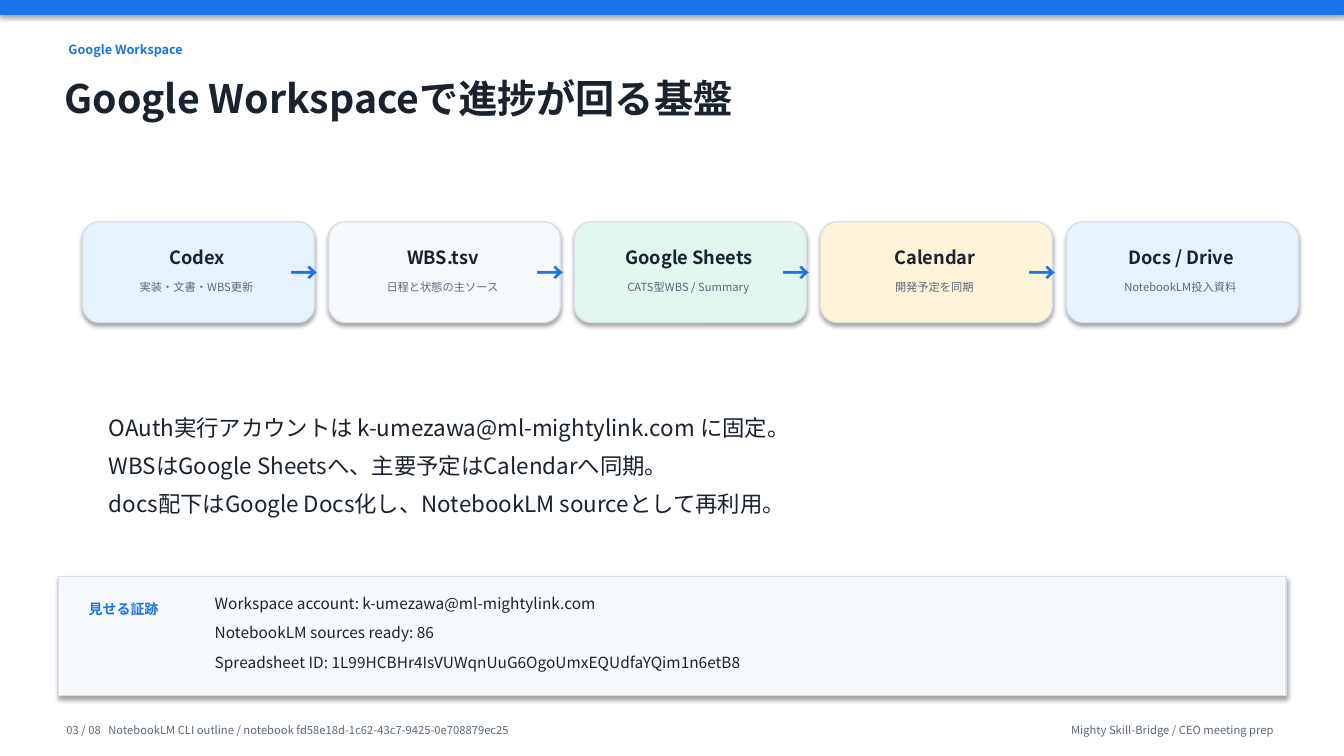
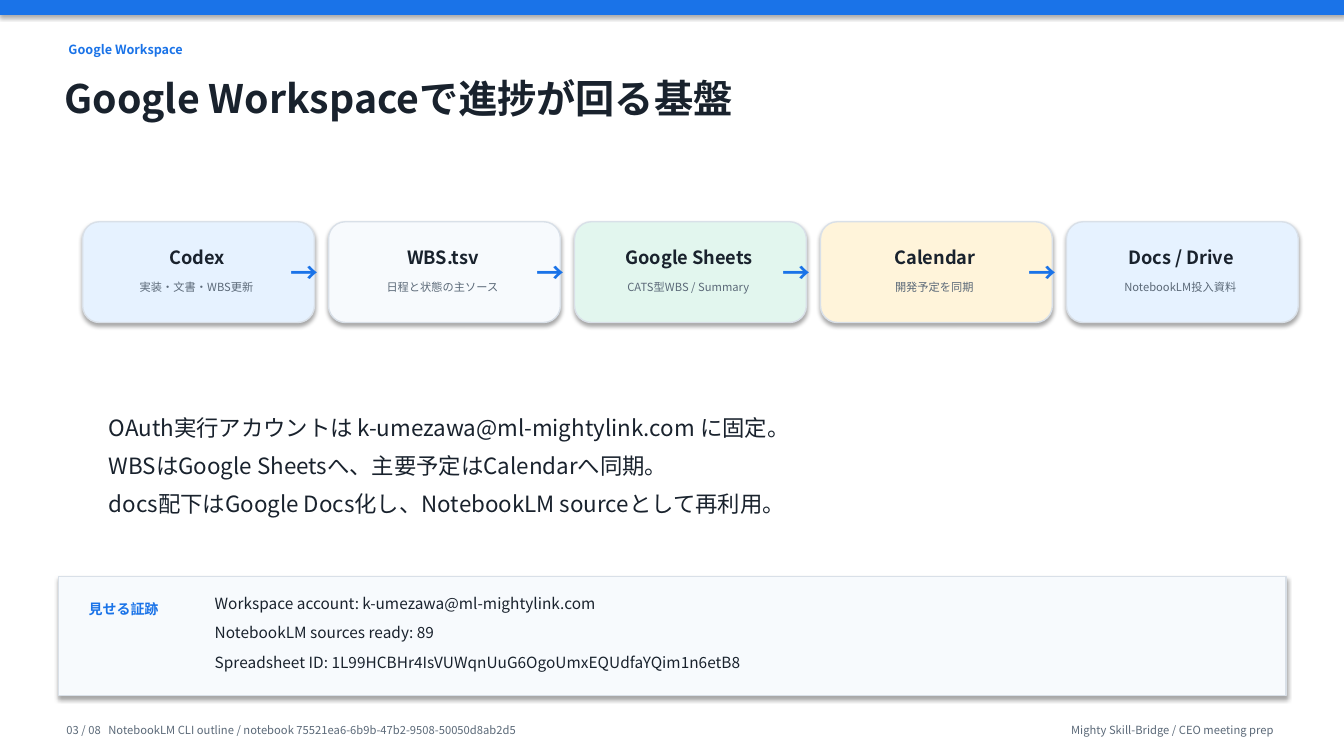
Before and after one commit to kanta13jp1/mighty-link-ai-connect, a slide deck: slide 3 of exports/knowledge_flow/mighty_skill_bridge_ceo_presentation_2026-06-02.pptx. Drawn at 1344x756 pixels with LibreOffice and Linux fonts; fonts in the diff are those of the drawing. Boxes give left, top, right and bottom in pixels: in the first picture for what was removed or moved away, otherwise in the second. Text is boxed around its words. In the diff, an @@ line names an element or a change of style, - is before the commit and + after.

```diff
--- a/exports/knowledge_flow/mighty_skill_bridge_ceo_presentation_2026-06-02.pptx
+++ b/exports/knowledge_flow/mighty_skill_bridge_ceo_presentation_2026-06-02.pptx
@@ text at <box>215,625,434,642</box>: text changed @@
-NotebookLM sources ready: 86
+NotebookLM sources ready: 89
@@ text at <box>66,725,515,734</box>: text changed @@
-03 / 08 NotebookLM CLI outline / notebook fd58e18d-1c62-43c7-9425-0e708879ec25
+03 / 08 NotebookLM CLI outline / notebook 75521ea6-6b9b-47b2-9508-50050d8ab2d5
```
Also in this commit, not shown: 7 other slides changed, 28 other files.
